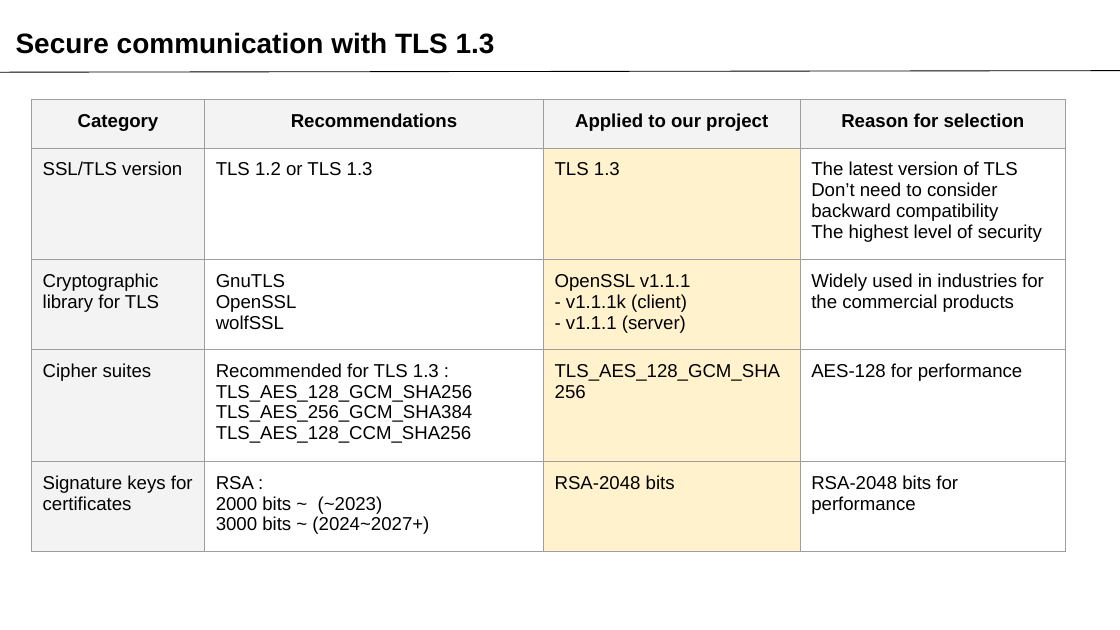
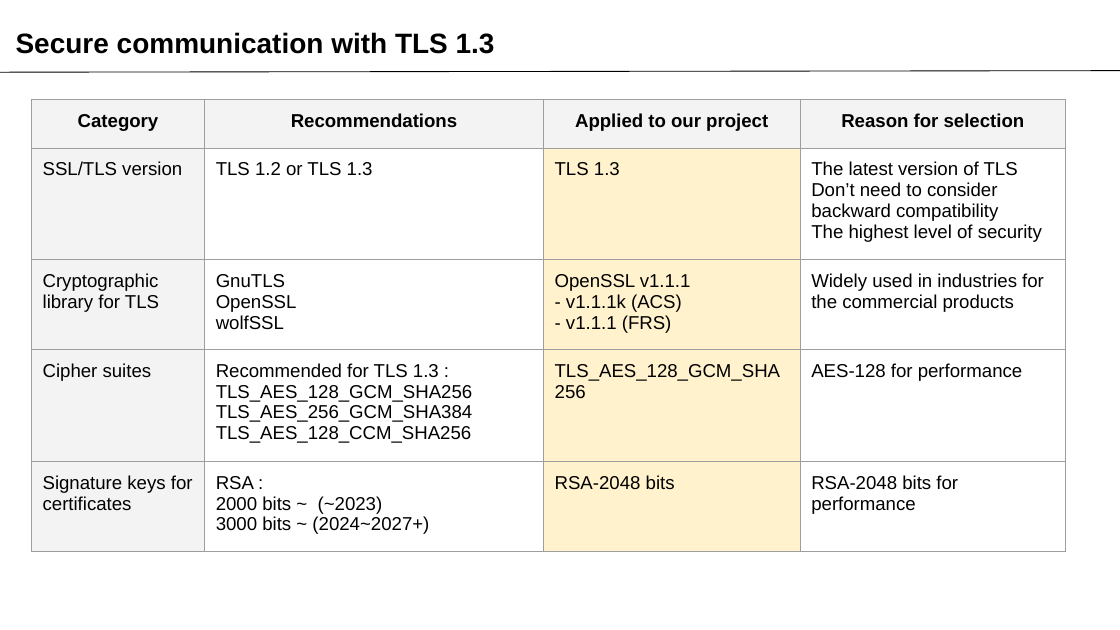
Before and after one commit to SWSS2021Team3/ProjectDocuments, a slide deck: slide 18 of Team3_Phase1_Presentation.pptx. Drawn at 1120x630 pixels with LibreOffice and Linux fonts; fonts in the diff are those of the drawing. Boxes give left, top, right and bottom in pixels: in the first picture for what was removed or moved away, otherwise in the second. Text is boxed around its words. In the diff, an @@ line names an element or a change of style, - is before the commit and + after.

```diff
--- a/Team3_Phase1_Presentation.pptx
+++ b/Team3_Phase1_Presentation.pptx
@@ table at [31,99,1065,538] @@
-row 3, column 3: OpenSSL v1.1.1 / - v1.1.1k (client) / - v1.1.1 (server)
+row 3, column 3: OpenSSL v1.1.1 / - v1.1.1k (ACS) / - v1.1.1 (FRS)
```
Also in this commit, not shown: 5 other slides changed, 12 other files.
